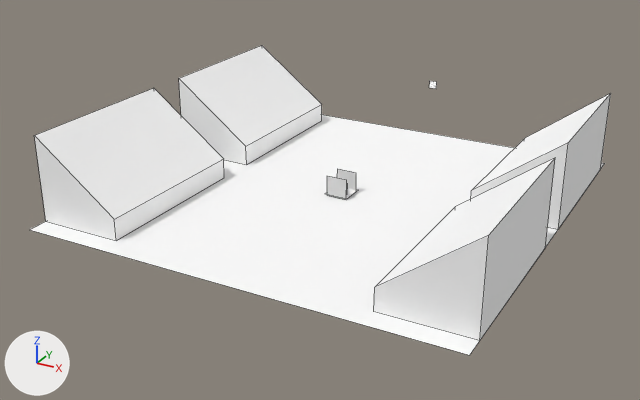
The Blender file blender/game.blend as it was, and as the next commit left it.
Camera for both pictures: a 50 mm camera at (8.84, -17.14, 8.28) aimed at (-0.25, -0.62, 0.02). Arrows for +X, +Y and +Z are at lower left; the lights stay in place. Mesh edges are drawn as thin lines.

Names of what the first picture shows: 'FlameParticle', 'Ground', 'Horse', 'Splash', 'Stage.000', 'Stage.001', 'Stage.002', 'Stage.003'.
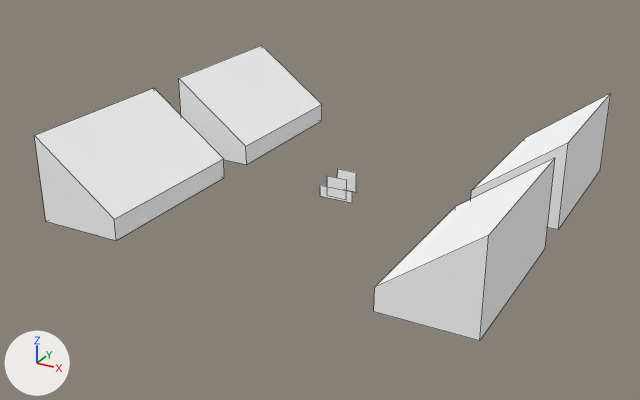
ob_wagon is not drawn itself; it is the parent of ob_g_wagon, ob_horse.

The change, as a list of edits to the scene's bpy script:
```text
Add mat_wing:
    mat_wing = diffuse_material('Wing')
    mat_wing.base_color = (1.0, 1.0, 1.0)  # white #ffffff
Add me_plane_010:
    me_plane_010.from_pydata([(-1.0, -1.0, 0.0), (1.0, -1.0, 0.0), (-1.0, 1.0, 0.0), (1.0, 1.0, 0.0)], [], [(0, 1, 3, 2)])
    me_plane_010.materials.append(mat_wing)  # its picture is missing
Change ob_splash:
    ob_splash.location: (0.0, 0.0, 0.05) -> (-0.88, 0.65, 0.1)
Change ob_flameparticle:
    add ob_flameparticle.hide_set(True)  # its collection is switched off
Change ob_ground:
    add ob_ground.hide_set(True)  # its collection is switched off
Change ob_wagon:
    ob_wagon.location: (0.0, 0.0, 0.25) -> (2.0, 0.0, 0.25)
Change ob_horse:
    add ob_horse.hide_set(True)  # its collection is switched off
Add ob_wing:
    ob_wing = bpy.data.objects.new('Wing', me_plane_010)
    ob_wing.location = (0.0, -0.28, 0.1)
    ob_wing.rotation_euler = (1.571, 0.0, 0.0)  # degrees (90, 0, 0)
    ob_wing.scale = (0.42, 0.14, 1.0)
```

What differs and where, as boxes [x1, y1, x2, y2] in the pictures (640 x 400 px):
'Ground', hidden
    before: [30, 115, 605, 355]
'G_Wagon', no longer drawn
    before: [327, 176, 347, 199]
'Wing', added
    after: [320, 185, 352, 203]
'Horse', hidden
    before: [337, 169, 356, 190]
'Splash', no longer drawn
    before: [325, 189, 358, 199]
'FlameParticle', hidden
    before: [429, 81, 437, 89]
